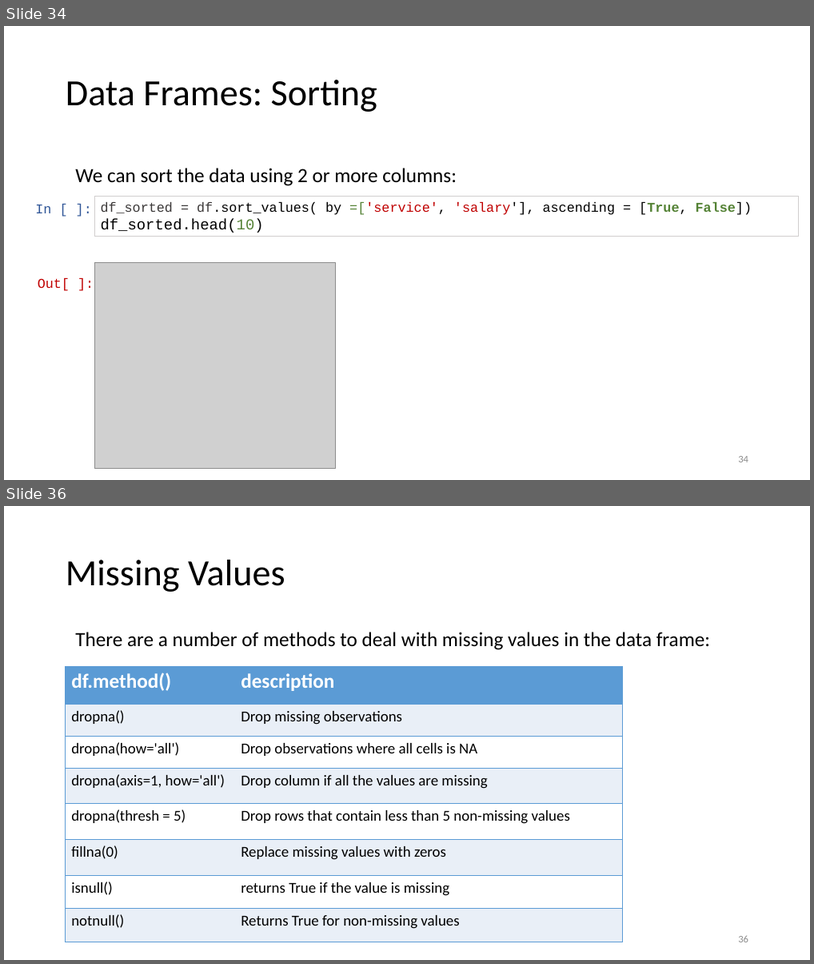
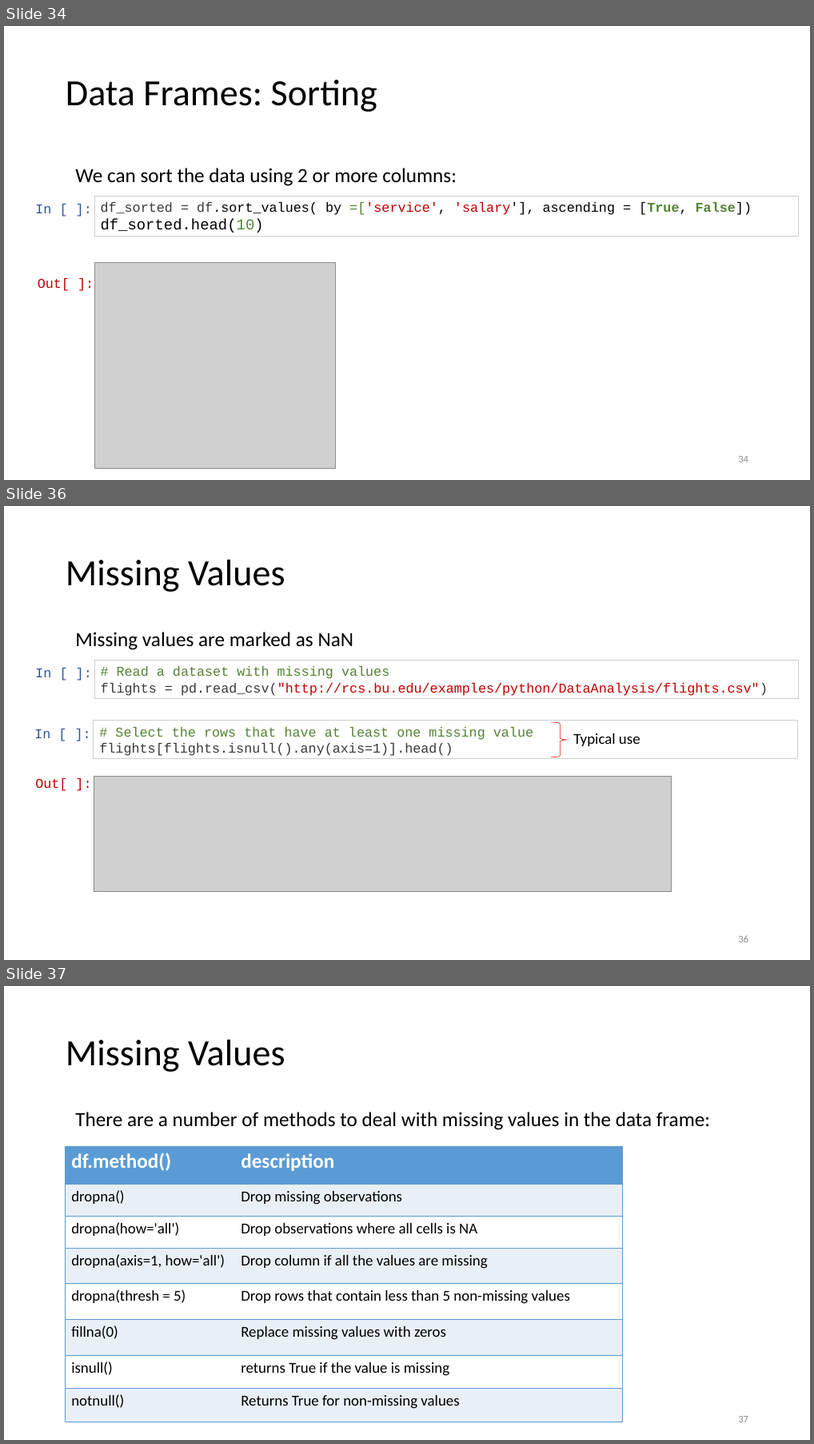
Before and after one commit to ohamed/ML-Training, a slide deck: pptx/05 Python-for-DSML.pptx. Shown one above the other, each under a label of ours: slides 34 and 36 before the commit, slides 34, 36 and 37 after it; the slides between them are not shown. The pictures are 814x964 and 814x1444 pixels, drawn with LibreOffice and Linux fonts; fonts in the diff are those of the drawing; grey boxes stand for pictures. Boxes give left, top, right and bottom in pixels: in the first picture for what was removed or moved away, otherwise in the second. Text is boxed around its words. In the diff, an @@ line names an element or a change of style, - is before the commit and + after.

```diff
--- a/pptx/05 Python-for-DSML.pptx
+++ b/pptx/05 Python-for-DSML.pptx
@@ slide 36 added at [4, 506, 810, 960], background #FFFFFF @@
@@ title added at [66, 560, 286, 592], 44 pt, text #000000 @@
+Missing Values
@@ text added at [75, 632, 354, 650], 24 pt, text #000000 @@
+Missing values are marked as NaN
@@ text added at [35, 668, 51, 677], 16 pt, text #2F5597 @@
+In [ ]:
@@ rectangle added at [94, 660, 799, 698], outline #D0CECE 0.75 pt, 16 pt, text #C00000 @@
+# Read a dataset with missing values
+flights = pd.read_csv("http://rcs.bu.edu/examples/python/DataAnalysis/flights.csv")
@@ rectangle added at [94, 720, 798, 759], outline #D0CECE 0.75 pt, 16 pt, text #548235 @@
+# Select the rows that have at least one missing value
+flights[flights.isnull().any(axis=1)].head()
@@ text added at [34, 729, 50, 738], 16 pt, text #2F5597 @@
+In [ ]:
@@ right brace added at [551, 722, 570, 757], outline #FF0000 0.5 pt @@
@@ text added at [574, 733, 641, 746], 18 pt, text #000000 @@
+Typical use
@@ text added at [35, 778, 67, 791], 16 pt, text #C00000 @@
+Out[ ]:
@@ picture added at [94, 776, 672, 891] @@
@@ page number added at [738, 935, 749, 942], 12 pt, text #8C8C8C @@
+36
@@ what was slide 36 is now slide 37 @@
@@ page number at [738, 1416, 749, 1422]: text changed @@
-36
+37
```
Also in this commit, not shown: 2 slides changed, 1 other file.
